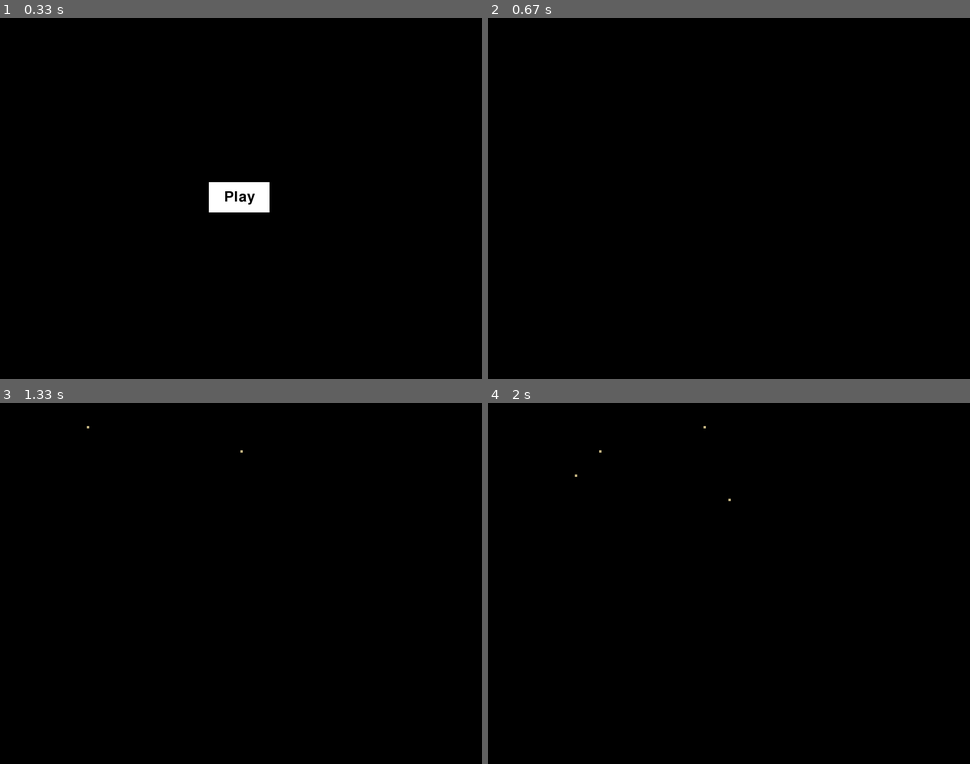
Above: before the commit, frames 1-4 (two rows, left to right).
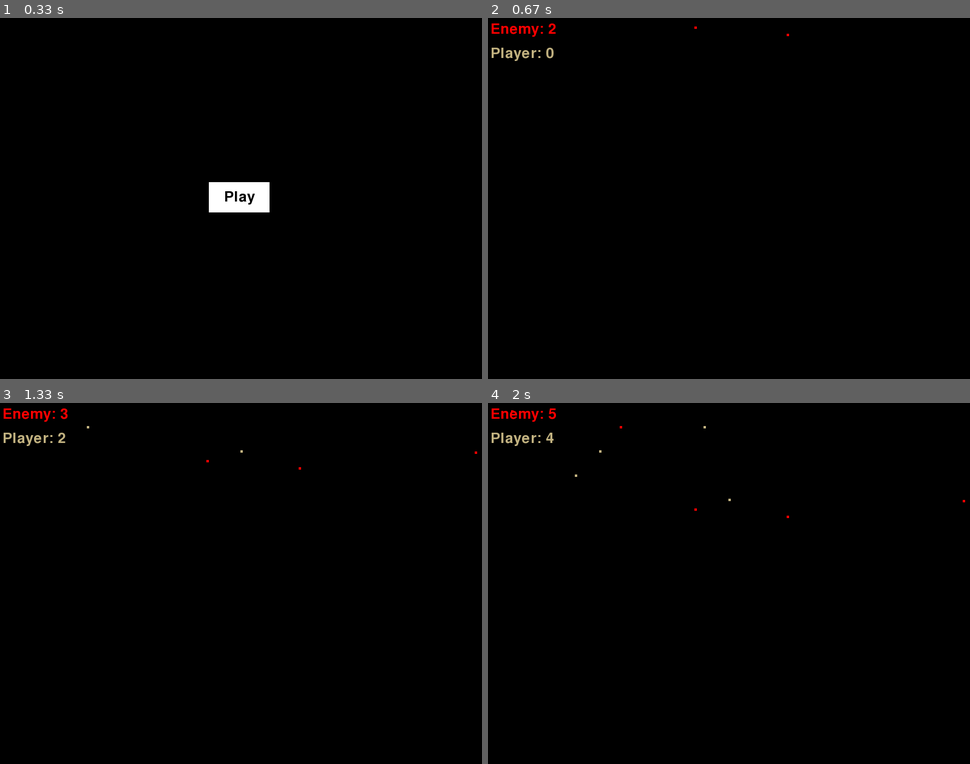
Above: after the commit, the same moments.

Repository: kevinandresforero/simulacition-pygame
Game: pygame game, started from python_pygame_test/simulation_sand.py
Two runs of this game, one before a commit and one after it. Both use one fixed random seed, a clock stepped at 60 frames per second and the inputs below.
Inputs (mouse positions are in pixels of both pictures, inside the frame that each line leads up to):
- Up to frame 1 (0.33 s): no input
- Up to frame 2 (0.67 s): click (729, 198) at 0.38 s
- Up to frame 3 (1.33 s): click (241, 605) at 0.72 s; click (86, 666) at 1.05 s
- Up to frame 4 (2 s): click (598, 446) at 1.38 s; click (704, 677) at 1.72 s

Frame 1 is identical in both runs. In frame 2, 0.4% of the frame differs, in the area x 0-63%, y 1-12%; in frame 3, 0.4%; in frame 4, 0.4%, in the area x 0-99%, y 1-32%.

Commit message:
Add files via upload

Diff:
--- a/python_pygame_test/simulation_sand.py
+++ b/python_pygame_test/simulation_sand.py
@@ -2,40 +2,35 @@
 import random
 import sys
 
-# Initialize Pygame and set up the display window
 pygame.init()
 WIDTH, HEIGHT = 800, 600
 screen = pygame.display.set_mode((WIDTH, HEIGHT))
-pygame.display.set_caption("Sand Simulation")
+pygame.display.set_caption("Sand PvP Simulation")
 clock = pygame.time.Clock()
 
-# Define colors
 WHITE = (255, 255, 255)
 SAND_COLOR = (194, 178, 128)
+RED = (255, 0, 0)
 BLACK = (0, 0, 0)
-
-# Game states
+SPAWN_RATE = 30  # Initial spawn rate
+
 MENU = "menu"
 SIMULATION = "simulation"
 current_state = MENU
-
-# List to store all sand particles
+frame_count = 0
+
 particles = []
 
 
 class SandParticle:
-    """
-    Represents a single particle of sand in the simulation.
-    Each particle can fall and slide based on surrounding particles.
-    """
-
-    def __init__(self, x, y):
-        """
-        Initialize a new sand particle.
+    def __init__(self, x, y, is_enemy=False):
+        """
+        Initializes a new sand particle.
 
         Args:
-            x (int): Initial x-coordinate
-            y (int): Initial y-coordinate
+            x (int): The x-coordinate of the particle.
+            y (int): The y-coordinate of the particle.
+            is_enemy (bool): Flag to determine if the particle is an enemy or player particle.
 
         Returns:
             None
@@ -44,23 +39,22 @@
         self.y = y
         self.size = 4
         self.settled = False
+        self.is_enemy = is_enemy
+        self.color = RED if is_enemy else SAND_COLOR
 
     def can_move_to(self, x, y):
         """
-        Check if the particle can move to a new position.
+        Checks if a particle can move to the specified position.
 
         Args:
-            x (int): Target x-coordinate
-            y (int): Target y-coordinate
+           x (int): The x-coordinate to check.
+           y (int): The y-coordinate to check.
 
         Returns:
-            bool: True if movement is possible, False otherwise
-        """
-        # Check screen boundaries
+           bool: True if the particle can move to the position, False otherwise.
+       """
         if x < 0 or x > WIDTH or y > HEIGHT:
             return False
-
-        # Check collision with other particles
         for particle in particles:
             if particle != self and abs(particle.x - x) < self.size and abs(particle.y - y) < self.size:
                 return False
@@ -68,8 +62,7 @@
 
     def update(self):
         """
-        Update particle position based on physics rules.
-        Particles can fall straight down or slide diagonally if blocked.
+        Updates the particle's position based on available movement options.
 
         Args:
             None
@@ -80,12 +73,10 @@
         if self.settled:
             return
 
-        # Calculate potential movement positions
         below = self.y + self.size
         bottom_left = (self.x - self.size, below)
         bottom_right = (self.x + self.size, below)
 
-        # Try to move in priority order: down, diagonal left, diagonal right
         if self.can_move_to(self.x, below):
             self.y += 2
         elif self.can_move_to(bottom_left[0], bottom_left[1]):
@@ -98,15 +89,29 @@
             self.settled = True
 
 
+def spawn_enemy_particle():
+    """
+    Spawns an enemy particle at a random x-coordinate at the top of the screen.
+
+    Args:
+        None
+
+    Returns:
+        None
+    """
+    x = random.randint(0, WIDTH)
+    particles.append(SandParticle(x, 10, is_enemy=True))
+
+
 def draw_button():
     """
-    Draw the play button in the menu state.
-
-    Args:
-        None
-
-    Returns:
-        pygame.Rect: Rectangle object representing button boundaries
+    Draws a "Play" button on the screen in the menu state.
+
+    Args:
+        None
+
+    Returns:
+        pygame.Rect: The rectangle representing the button's position.
     """
     button_rect = pygame.Rect(WIDTH // 2 - 50, HEIGHT // 2 - 25, 100, 50)
     pygame.draw.rect(screen, WHITE, button_rect)
@@ -117,44 +122,87 @@
     return button_rect
 
 
-# Main game loop
+def draw_counters():
+    """
+    Draws the counters showing the number of player and enemy particles on the screen.
+
+    Args:
+        None
+
+    Returns:
+        None
+    """
+    enemy_count = sum(1 for p in particles if p.is_enemy)
+    player_count = sum(1 for p in particles if not p.is_enemy)
+
+    font = pygame.font.Font(None, 36)
+    enemy_text = font.render(f"Enemy: {enemy_count}", True, RED)
+    player_text = font.render(f"Player: {player_count}", True, SAND_COLOR)
+
+    screen.blit(enemy_text, (10, 10))
+    screen.blit(player_text, (10, 50))
+
+
+def adjust_spawn_rate(player_count, enemy_count):
+    """
+    Adjusts the spawn rate of enemy particles based on the player's particle count compared to the enemy's count.
+
+    Args:
+        player_count (int): The number of player particles.
+        enemy_count (int): The number of enemy particles.
+
+    Returns:
+        None
+    """
+    global SPAWN_RATE
+    # If player count is more than 25% of enemy count, set spawn rate to 20
+    if player_count > (enemy_count * 1.25):
+        SPAWN_RATE = random.randint(1, 22)
+    else:
+        if player_count < (enemy_count * 0.80):
+            SPAWN_RATE = random.randint(22, 50)
+
+
 running = True
 while running:
-    # Handle events
+    frame_count += 1
+
     for event in pygame.event.get():
         if event.type == pygame.QUIT:
             running = False
 
         if event.type == pygame.MOUSEBUTTONDOWN:
             if current_state == MENU:
-                # Check for play button click
                 button_rect = draw_button()
                 if button_rect.collidepoint(event.pos):
                     current_state = SIMULATION
             elif current_state == SIMULATION:
-                # Create new sand particle on click
                 x, y = pygame.mouse.get_pos()
-                particles.append(SandParticle(x, 10))
-
-    # Clear screen
+                particles.append(SandParticle(x, 10, is_enemy=False))
+
+    if current_state == SIMULATION:
+        player_count = sum(1 for p in particles if not p.is_enemy)  # Count player particles
+        enemy_count = sum(1 for p in particles if p.is_enemy)  # Count enemy particles
+        adjust_spawn_rate(player_count, enemy_count)  # Adjust spawn rate based on player/enemy count
+
+        if frame_count % SPAWN_RATE == 0:
+            spawn_enemy_particle()
+
     screen.fill(BLACK)
 
-    # Draw current state
     if current_state == MENU:
         draw_button()
     else:
-        # Update and draw all particles
         for particle in particles:
             particle.update()
-            pygame.draw.rect(screen, SAND_COLOR,
+            pygame.draw.rect(screen, particle.color,
                              (particle.x - particle.size // 2,
                               particle.y - particle.size // 2,
                               particle.size, particle.size))
-
-    # Update display
+        draw_counters()
+
     pygame.display.flip()
     clock.tick(60)
 
-# Clean up
 pygame.quit()
 sys.exit()
